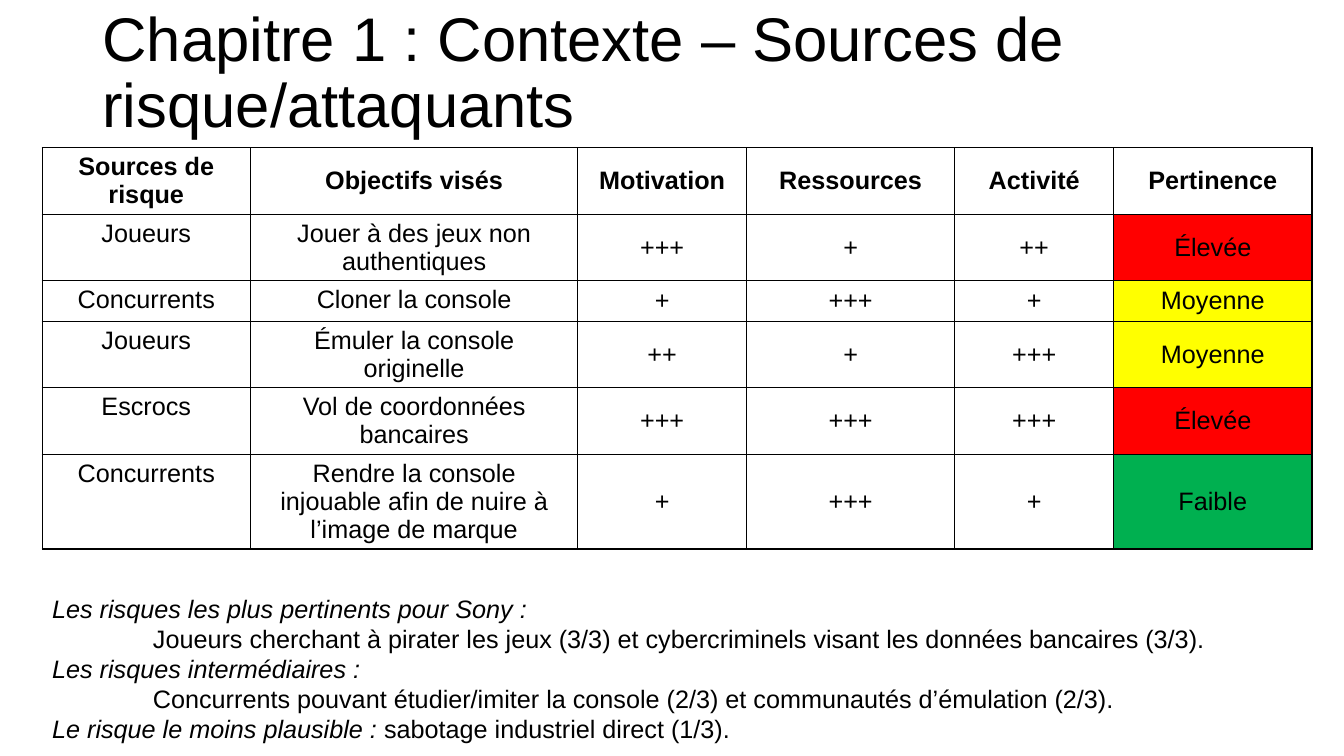
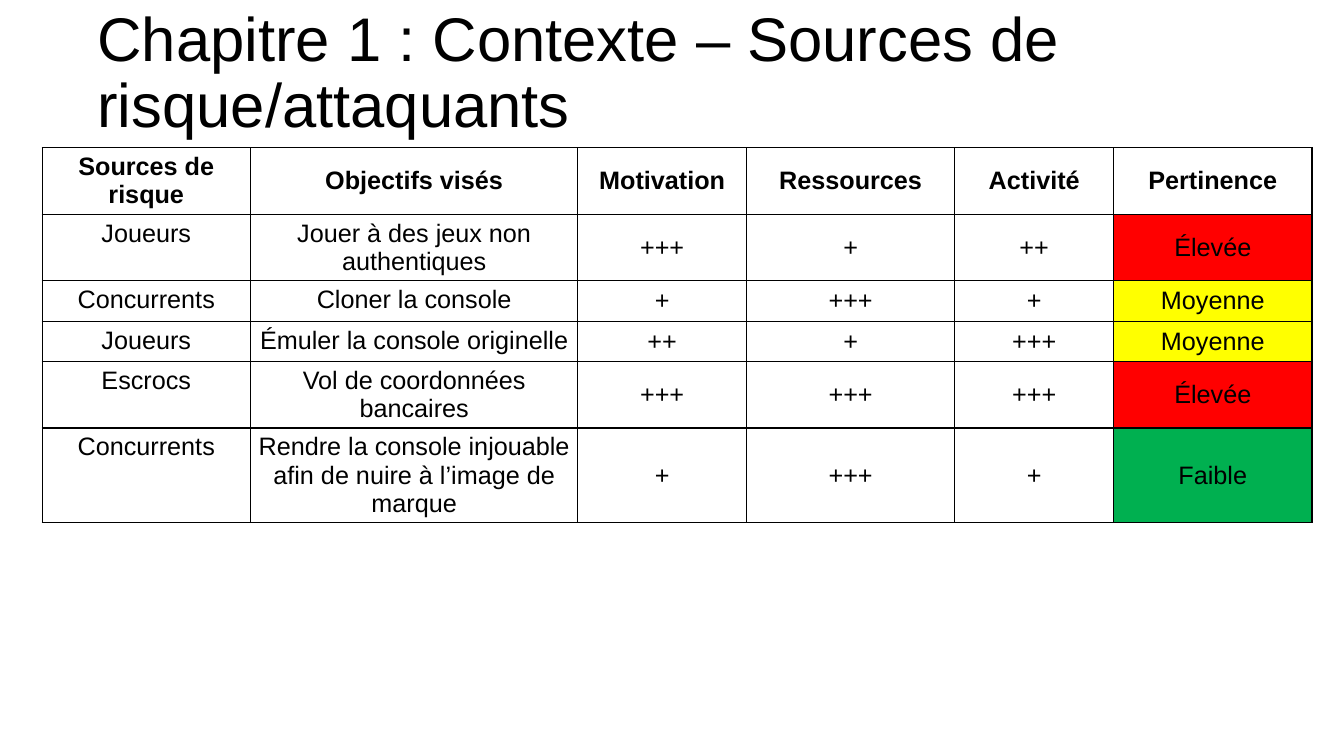
Before and after one commit to theox33/Securite_SE, a slide deck: slide 4 of Exercice PS4/Atelier 1/Diaporama.pptx. Drawn at 1344x756 pixels with LibreOffice and Linux fonts; fonts in the diff are those of the drawing. Boxes give left, top, right and bottom in pixels: in the first picture for what was removed or moved away, otherwise in the second. Text is boxed around its words. In the diff, an @@ line names an element or a change of style, - is before the commit and + after.

```diff
--- a/Exercice PS4/Atelier 1/Diaporama.pptx
+++ b/Exercice PS4/Atelier 1/Diaporama.pptx
@@ title "Chapitre 1 : Contexte – ...": place and size @@
-title "Chapitre 1 : Contexte – ..." at [102, 16, 1063, 139]
+title "Chapitre 1 : Contexte – ..." at [97, 16, 1058, 139]
@@ table: place and size @@
-table at [42, 148, 1313, 573]
+table at [42, 148, 1313, 522]
@@ text removed at [52, 599, 1204, 744] @@
-Les risques les plus pertinents pour Sony :
-Joueurs cherchant à pirater les jeux (3/3) et cybercriminels visant les données bancaires (3/3).
-Les risques intermédiaires :
-Concurrents pouvant étudier/imiter la console (2/3) et communautés d’émulation (2/3).
-Le risque le moins plausible : sabotage industriel direct (1/3).
```
Also in this commit, not shown: 8 other slides changed, 1 slide added, 1 slide removed.
